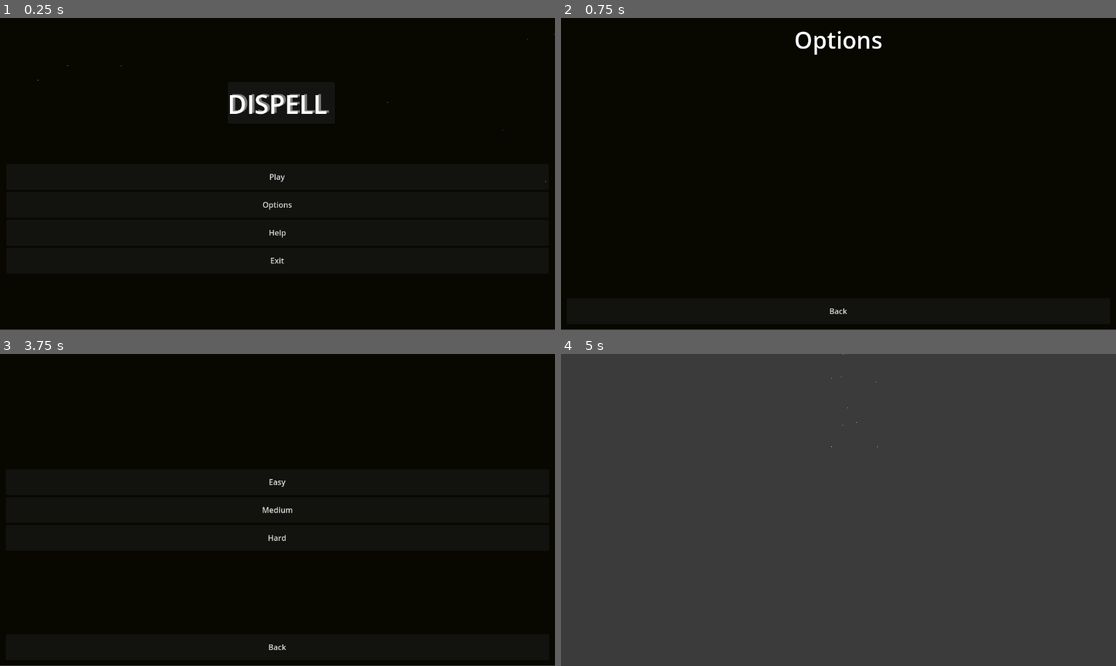
Above: before the commit, frames 1-4 (two rows, left to right).
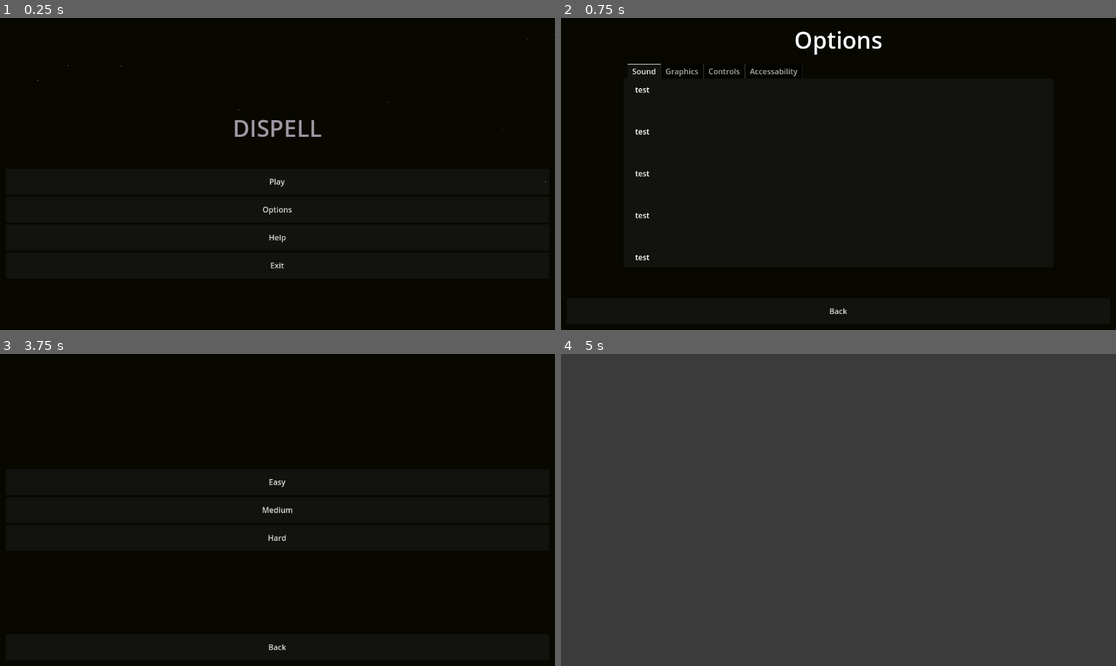
Above: after the commit, the same moments.

Repository: TunedDice/game_one
Game: Godot game, scene res://Scenes/start/main_menu.tscn
Two runs of this game, one before a commit and one after it. Both use one fixed random seed, a clock stepped at 60 frames per second and the inputs below. Before the commit the project starts from res://Scenes/main_menu.tscn.
Inputs:
- Up to frame 1 (0.25 s): no input
- Up to frame 2 (0.75 s): click "Options" at 0.5 s
- Up to frame 3 (3.75 s): click "Back" at 1.25 s; click "Help" at 2 s; click "Back" at 2.75 s; click "Play" at 3.5 s
- Up to frame 4 (5 s): click "Medium" at 4.25 s

The runs differ from the first frame. In frame 1, 1.6% of the frame differs, in the area x 0-100%, y 24-100%; in frame 2, 0.7%; in frame 3, 0.2%; in frame 4, less than 0.1%.
Error after the commit: Cannot call method 'change_scene_to_file' on a null value. (res://Scripts/main_menu.gd:13)

Commit message:
Add files via upload

Diff:
--- a/interface menus/Scenes/game_here.tscn
+++ b/interface menus/Scenes/game_here.tscn
@@ -1,16 +1,17 @@
-[gd_scene load_steps=3 format=3 uid="uid://btioe8asqyoln"]
+[gd_scene load_steps=4 format=3 uid="uid://btioe8asqyoln"]
 
 [ext_resource type="Script" path="res://Scripts/gameHere.gd" id="1_5pba3"]
 [ext_resource type="PackedScene" uid="uid://c60t0hdj6vbrc" path="res://Scenes/pause_menu.tscn" id="2_103kl"]
+[ext_resource type="PackedScene" uid="uid://bq370rlqjcycf" path="res://Scenes/options/options_menu_ingame.tscn" id="3_1hy3m"]
 
 [node name="gameHere" type="Node2D"]
 script = ExtResource("1_5pba3")
 
 [node name="ColorRect" type="ColorRect" parent="."]
-offset_left = -21.0
-offset_top = -15.0
-offset_right = 1207.0
-offset_bottom = 683.0
+offset_left = -584.0
+offset_top = -396.0
+offset_right = 1879.0
+offset_bottom = 1151.0
 color = Color(0.230315, 0.230315, 0.230315, 1)
 
 [node name="Camera2D" type="Camera2D" parent="."]
@@ -23,8 +24,15 @@
 offset_right = 576.0
 offset_bottom = 118.0
 
+[node name="options_menu_ingame" parent="Camera2D" instance=ExtResource("3_1hy3m")]
+visible = false
+offset_left = -578.0
+offset_top = -329.0
+offset_right = 578.0
+offset_bottom = 325.0
+
 [node name="CPUParticles2D" type="CPUParticles2D" parent="."]
-position = Vector2(589, -35)
+position = Vector2(570, -304)
 amount = 20
 emission_shape = 3
 emission_rect_extents = Vector2(1, 1)
--- /dev/null
+++ b/interface menus/Scenes/options/actual_settings.tscn
@@ -0,0 +1,185 @@
+[gd_scene format=3 uid="uid://cr2nvtbksvwwc"]
+
+[node name="actual_settings" type="Control"]
+layout_mode = 3
+anchors_preset = 15
+anchor_right = 1.0
+anchor_bottom = 1.0
+grow_horizontal = 2
+grow_vertical = 2
+
+[node name="TabContainer" type="TabContainer" parent="."]
+layout_direction = 2
+layout_mode = 1
+anchors_preset = -1
+anchor_right = 1.0
+anchor_bottom = 1.0
+offset_left = 80.0
+offset_top = 80.0
+offset_right = -80.0
+offset_bottom = -50.0
+grow_horizontal = 2
+grow_vertical = 2
+
+[node name="Sound" type="TabBar" parent="TabContainer"]
+layout_mode = 2
+
+[node name="MarginContainer" type="MarginContainer" parent="TabContainer/Sound"]
+layout_mode = 1
+anchors_preset = 15
+anchor_right = 1.0
+anchor_bottom = 1.0
+grow_horizontal = 2
+grow_vertical = 2
+theme_override_constants/margin_left = 24
+theme_override_constants/margin_top = 24
+theme_override_constants/margin_right = 24
+theme_override_constants/margin_bottom = 24
+
+[node name="VBoxContainer" type="VBoxContainer" parent="TabContainer/Sound/MarginContainer"]
+layout_mode = 2
+theme_override_constants/separation = 64
+alignment = 1
+
+[node name="Label" type="Label" parent="TabContainer/Sound/MarginContainer/VBoxContainer"]
+layout_mode = 2
+text = "test"
+
+[node name="Label2" type="Label" parent="TabContainer/Sound/MarginContainer/VBoxContainer"]
+layout_mode = 2
+text = "test"
+
+[node name="Label3" type="Label" parent="TabContainer/Sound/MarginContainer/VBoxContainer"]
+layout_mode = 2
+text = "test"
+
+[node name="Label4" type="Label" parent="TabContainer/Sound/MarginContainer/VBoxContainer"]
+layout_mode = 2
+text = "test"
+
+[node name="Label5" type="Label" parent="TabContainer/Sound/MarginContainer/VBoxContainer"]
+layout_mode = 2
+text = "test"
+
+[node name="Graphics" type="TabBar" parent="TabContainer"]
+visible = false
+layout_mode = 2
+
+[node name="MarginContainer" type="MarginContainer" parent="TabContainer/Graphics"]
+layout_mode = 1
+anchors_preset = 15
+anchor_right = 1.0
+anchor_bottom = 1.0
+grow_horizontal = 2
+grow_vertical = 2
+theme_override_constants/margin_left = 24
+theme_override_constants/margin_top = 24
+theme_override_constants/margin_right = 24
+theme_override_constants/margin_bottom = 24
+
+[node name="VBoxContainer" type="VBoxContainer" parent="TabContainer/Graphics/MarginContainer"]
+layout_mode = 2
+theme_override_constants/separation = 64
+alignment = 1
+
+[node name="Label" type="Label" parent="TabContainer/Graphics/MarginContainer/VBoxContainer"]
+layout_mode = 2
+text = "test"
+
+[node name="Label2" type="Label" parent="TabContainer/Graphics/MarginContainer/VBoxContainer"]
+layout_mode = 2
+text = "test"
+
+[node name="Label3" type="Label" parent="TabContainer/Graphics/MarginContainer/VBoxContainer"]
+layout_mode = 2
+text = "test"
+
+[node name="Label4" type="Label" parent="TabContainer/Graphics/MarginContainer/VBoxContainer"]
+layout_mode = 2
+text = "test"
+
+[node name="Label5" type="Label" parent="TabContainer/Graphics/MarginContainer/VBoxContainer"]
+layout_mode = 2
+text = "test"
+
+[node name="Controls" type="TabBar" parent="TabContainer"]
+visible = false
+layout_mode = 2
+
+[node name="MarginContainer" type="MarginContainer" parent="TabContainer/Controls"]
+layout_mode = 1
+anchors_preset = 15
+anchor_right = 1.0
+anchor_bottom = 1.0
+grow_horizontal = 2
+grow_vertical = 2
+theme_override_constants/margin_left = 24
+theme_override_constants/margin_top = 24
+theme_override_constants/margin_right = 24
+theme_override_constants/margin_bottom = 24
+
+[node name="VBoxContainer" type="VBoxContainer" parent="TabContainer/Controls/MarginContainer"]
+layout_mode = 2
+theme_override_constants/separation = 64
+alignment = 1
+
+[node name="Label" type="Label" parent="TabContainer/Controls/MarginContainer/VBoxContainer"]
+layout_mode = 2
+text = "test"
+
+[node name="Label2" type="Label" parent="TabContainer/Controls/MarginContainer/VBoxContainer"]
+layout_mode = 2
+text = "test"
+
+[node name="Label3" type="Label" parent="TabContainer/Controls/MarginContainer/VBoxContainer"]
+layout_mode = 2
+text = "test"
+
+[node name="Label4" type="Label" parent="TabContainer/Controls/MarginContainer/VBoxContainer"]
+layout_mode = 2
+text = "test"
+
+[node name="Label5" type="Label" parent="TabContainer/Controls/MarginContainer/VBoxContainer"]
+layout_mode = 2
+text = "test"
+
+[node name="Accessability" type="TabBar" parent="TabContainer"]
+visible = false
+layout_mode = 2
+
+[node name="MarginContainer" type="MarginContainer" parent="TabContainer/Accessability"]
+layout_mode = 1
+anchors_preset = 15
+anchor_right = 1.0
+anchor_bottom = 1.0
+grow_horizontal = 2
+grow_vertical = 2
+theme_override_constants/margin_left = 24
+theme_override_constants/margin_top = 24
+theme_override_constants/margin_right = 24
+theme_override_constants/margin_bottom = 24
+
+[node name="VBoxContainer" type="VBoxContainer" parent="TabContainer/Accessability/MarginContainer"]
+layout_mode = 2
+theme_override_constants/separation = 64
+alignment = 1
+
+[node name="Label" type="Label" parent="TabContainer/Accessability/MarginContainer/VBoxContainer"]
+layout_mode = 2
+text = "test"
+
+[node name="Label2" type="Label" parent="TabContainer/Accessability/MarginContainer/VBoxContainer"]
+layout_mode = 2
+text = "test"
+
+[node name="Label3" type="Label" parent="TabContainer/Accessability/MarginContainer/VBoxContainer"]
+layout_mode = 2
+text = "test"
+
+[node name="Label4" type="Label" parent="TabContainer/Accessability/MarginContainer/VBoxContainer"]
+layout_mode = 2
+text = "test"
+
+[node name="Label5" type="Label" parent="TabContainer/Accessability/MarginContainer/VBoxContainer"]
+layout_mode = 2
+text = "test"
--- /dev/null
+++ b/interface menus/Scenes/options/options_menu.tscn
@@ -0,0 +1,69 @@
+[gd_scene load_steps=3 format=3 uid="uid://cjcihmpvgv5rx"]
+
+[ext_resource type="Script" path="res://Scripts/options_menu.gd" id="1_kkqwb"]
+[ext_resource type="PackedScene" uid="uid://cr2nvtbksvwwc" path="res://Scenes/options/actual_settings.tscn" id="2_6bqmh"]
+
+[node name="options_menu" type="Control"]
+layout_mode = 3
+anchors_preset = 15
+anchor_right = 1.0
+anchor_bottom = 1.0
+grow_horizontal = 2
+grow_vertical = 2
+script = ExtResource("1_kkqwb")
+
+[node name="ColorRect" type="ColorRect" parent="."]
+layout_mode = 1
+anchors_preset = 15
+anchor_right = 1.0
+anchor_bottom = 1.0
+grow_horizontal = 2
+grow_vertical = 2
+color = Color(0.0313726, 0.027451, 0, 1)
+
+[node name="MarginContainer" type="MarginContainer" parent="."]
+layout_mode = 1
+anchors_preset = 15
+anchor_right = 1.0
+anchor_bottom = 1.0
+grow_horizontal = 2
+grow_vertical = 2
+theme_override_constants/margin_left = 12
+theme_override_constants/margin_top = 12
+theme_override_constants/margin_right = 12
+theme_override_constants/margin_bottom = 12
+
+[node name="VBoxContainer" type="VBoxContainer" parent="MarginContainer"]
+layout_mode = 2
+size_flags_vertical = 0
+theme_override_constants/separation = -48
+alignment = 1
+
+[node name="Options label" type="Label" parent="MarginContainer/VBoxContainer"]
+layout_mode = 2
+theme_override_constants/outline_size = 4
+theme_override_font_sizes/font_size = 48
+text = "Options"
+horizontal_alignment = 1
+vertical_alignment = 1
+
+[node name="VBoxContainer2" type="VBoxContainer" parent="MarginContainer"]
+layout_mode = 2
+size_flags_vertical = 8
+alignment = 2
+
+[node name="Back" type="Button" parent="MarginContainer/VBoxContainer2"]
+layout_mode = 2
+size_flags_vertical = 8
+text = "Back"
+vertical_icon_alignment = 0
+
+[node name="actual_settings" parent="." instance=ExtResource("2_6bqmh")]
+layout_mode = 1
+anchors_preset = -1
+offset_left = 50.0
+offset_top = 15.0
+offset_right = -50.0
+offset_bottom = -80.0
+
+[connection signal="pressed" from="MarginContainer/VBoxContainer2/Back" to="." method="_on_back_pressed"]
--- /dev/null
+++ b/interface menus/Scenes/options/options_menu_ingame.tscn
@@ -0,0 +1,74 @@
+[gd_scene load_steps=4 format=3 uid="uid://bq370rlqjcycf"]
+
+[ext_resource type="Script" path="res://Scripts/options_menu_ingame.gd" id="1_qhhdt"]
+[ext_resource type="PackedScene" uid="uid://cr2nvtbksvwwc" path="res://Scenes/options/actual_settings.tscn" id="2_03nrm"]
+
+[sub_resource type="SystemFont" id="SystemFont_po4cy"]
+font_names = PackedStringArray("Comic Sans MS")
+subpixel_positioning = 0
+
+[node name="options_menu_ingame" type="Control"]
+layout_mode = 3
+anchors_preset = 15
+anchor_right = 1.0
+anchor_bottom = 1.0
+grow_horizontal = 2
+grow_vertical = 2
+script = ExtResource("1_qhhdt")
+
+[node name="ColorRect" type="ColorRect" parent="."]
+layout_mode = 1
+anchors_preset = 15
+anchor_right = 1.0
+anchor_bottom = 1.0
+grow_horizontal = 2
+grow_vertical = 2
+color = Color(0.0313726, 0.027451, 0, 1)
+
+[node name="MarginContainer" type="MarginContainer" parent="."]
+layout_mode = 1
+anchors_preset = 15
+anchor_right = 1.0
+anchor_bottom = 1.0
+grow_horizontal = 2
+grow_vertical = 2
+theme_override_constants/margin_left = 12
+theme_override_constants/margin_top = 12
+theme_override_constants/margin_right = 12
+theme_override_constants/margin_bottom = 12
+
+[node name="VBoxContainer" type="VBoxContainer" parent="MarginContainer"]
+layout_mode = 2
+size_flags_vertical = 0
+theme_override_constants/separation = -48
+alignment = 1
+
+[node name="Options label" type="Label" parent="MarginContainer/VBoxContainer"]
+layout_mode = 2
+theme_override_constants/outline_size = 4
+theme_override_fonts/font = SubResource("SystemFont_po4cy")
+theme_override_font_sizes/font_size = 48
+text = "Options"
+horizontal_alignment = 1
+vertical_alignment = 1
+
+[node name="VBoxContainer2" type="VBoxContainer" parent="MarginContainer"]
+layout_mode = 2
+size_flags_vertical = 8
+alignment = 2
+
+[node name="Back" type="Button" parent="MarginContainer/VBoxContainer2"]
+layout_mode = 2
+size_flags_vertical = 10
+text = "Back"
+vertical_icon_alignment = 0
+
+[node name="actual_settings" parent="." instance=ExtResource("2_03nrm")]
+layout_mode = 1
+anchors_preset = -1
+offset_left = 50.0
+offset_top = 15.0
+offset_right = -50.0
+offset_bottom = -80.0
+
+[connection signal="pressed" from="MarginContainer/VBoxContainer2/Back" to="." method="_on_back_pressed"]
--- a/interface menus/Scenes/pause_menu.tscn
+++ b/interface menus/Scenes/pause_menu.tscn
@@ -17,8 +17,8 @@
 anchor_top = 0.5
 anchor_right = 1.0
 anchor_bottom = 0.5
-offset_top = -114.0
-offset_bottom = 114.0
+offset_top = -126.0
+offset_bottom = 126.0
 grow_horizontal = 2
 grow_vertical = 2
 theme_override_constants/margin_left = 12
--- /dev/null
+++ b/interface menus/Scenes/start/help_menu.tscn
@@ -0,0 +1,50 @@
+[gd_scene load_steps=2 format=3 uid="uid://lfhfgvgxkxk5"]
+
+[ext_resource type="Script" path="res://Scripts/help_menu.gd" id="1_sfqr8"]
+
+[node name="HELP_menu" type="Control"]
+layout_mode = 3
+anchors_preset = 15
+anchor_right = 1.0
+anchor_bottom = 1.0
+grow_horizontal = 2
+grow_vertical = 2
+script = ExtResource("1_sfqr8")
+
+[node name="ColorRect" type="ColorRect" parent="."]
+layout_mode = 1
+anchors_preset = 15
+anchor_right = 1.0
+anchor_bottom = 1.0
+grow_horizontal = 2
+grow_vertical = 2
+color = Color(0.0313726, 0.027451, 0, 1)
+
+[node name="MarginContainer" type="MarginContainer" parent="."]
+layout_mode = 1
+anchors_preset = 15
+anchor_right = 1.0
+anchor_bottom = 1.0
+grow_horizontal = 2
+grow_vertical = 2
+theme_override_constants/margin_left = 12
+theme_override_constants/margin_top = 12
+theme_override_constants/margin_right = 12
+theme_override_constants/margin_bottom = 12
+
+[node name="VBoxContainer" type="VBoxContainer" parent="MarginContainer"]
+layout_mode = 2
+size_flags_vertical = 8
+alignment = 2
+
+[node name="Button" type="Button" parent="MarginContainer/VBoxContainer"]
+layout_mode = 2
+text = "Back"
+vertical_icon_alignment = 0
+
+[node name="Label" type="Label" parent="MarginContainer"]
+layout_mode = 2
+size_flags_horizontal = 4
+text = "HELP"
+
+[connection signal="pressed" from="MarginContainer/VBoxContainer/Button" to="." method="_on_button_pressed"]
--- /dev/null
+++ b/interface menus/Scenes/start/level_menu.tscn
@@ -0,0 +1,72 @@
+[gd_scene load_steps=2 format=3 uid="uid://buiqwki4t36hb"]
+
+[ext_resource type="Script" path="res://Scripts/level_menu.gd" id="1_8jxj8"]
+
+[node name="level_menu" type="Control"]
+layout_mode = 3
+anchors_preset = 15
+anchor_right = 1.0
+anchor_bottom = 1.0
+grow_horizontal = 2
+grow_vertical = 2
+script = ExtResource("1_8jxj8")
+
+[node name="ColorRect" type="ColorRect" parent="."]
+layout_mode = 1
+anchors_preset = 15
+anchor_right = 1.0
+anchor_bottom = 1.0
+grow_horizontal = 2
+grow_vertical = 2
+color = Color(0.0313726, 0.027451, 0, 1)
+
+[node name="MarginContainer" type="MarginContainer" parent="."]
+layout_mode = 1
+anchors_preset = 15
+anchor_right = 1.0
+anchor_bottom = 1.0
+grow_horizontal = 2
+grow_vertical = 2
+theme_override_constants/margin_left = 12
+theme_override_constants/margin_top = 12
+theme_override_constants/margin_right = 12
+theme_override_constants/margin_bottom = 12
+
+[node name="VBoxContainer" type="VBoxContainer" parent="MarginContainer"]
+layout_mode = 2
+size_flags_vertical = 4
+alignment = 1
+
+[node name="Easy" type="Button" parent="MarginContainer/VBoxContainer"]
+layout_mode = 2
+tooltip_text = "Start the game with 7 cards, enemies only get 3.
+"
+text = "Easy"
+vertical_icon_alignment = 0
+
+[node name="Medium" type="Button" parent="MarginContainer/VBoxContainer"]
+layout_mode = 2
+tooltip_text = "Start the game with 5 cards, players and enemies alike."
+text = "Medium"
+vertical_icon_alignment = 0
+
+[node name="Hard" type="Button" parent="MarginContainer/VBoxContainer"]
+layout_mode = 2
+tooltip_text = "You only get 3 cards. Tech be with you."
+text = "Hard"
+vertical_icon_alignment = 0
+
+[node name="VBoxContainer2" type="VBoxContainer" parent="MarginContainer"]
+layout_mode = 2
+size_flags_vertical = 8
+alignment = 2
+
+[node name="Back" type="Button" parent="MarginContainer/VBoxContainer2"]
+layout_mode = 2
+text = "Back"
+vertical_icon_alignment = 0
+
+[connection signal="pressed" from="MarginContainer/VBoxContainer/Easy" to="." method="_on_easy_pressed"]
+[connection signal="pressed" from="MarginContainer/VBoxContainer/Medium" to="." method="_on_medium_pressed"]
+[connection signal="pressed" from="MarginContainer/VBoxContainer/Hard" to="." method="_on_hard_pressed"]
+[connection signal="pressed" from="MarginContainer/VBoxContainer2/Back" to="." method="_on_back_pressed"]
--- /dev/null
+++ b/interface menus/Scenes/start/main_menu.tscn
@@ -0,0 +1,99 @@
+[gd_scene load_steps=2 format=3 uid="uid://btkagfy4xcs5j"]
+
+[ext_resource type="Script" path="res://Scripts/main_menu.gd" id="1_06gt1"]
+
+[node name="main_menu" type="Control"]
+layout_mode = 3
+anchors_preset = 15
+anchor_right = 1.0
+anchor_bottom = 1.0
+grow_horizontal = 2
+grow_vertical = 2
+script = ExtResource("1_06gt1")
+
+[node name="ColorRect" type="ColorRect" parent="."]
+layout_mode = 1
+anchors_preset = 15
+anchor_right = 1.0
+anchor_bottom = 1.0
+grow_horizontal = 2
+grow_vertical = 2
+color = Color(0.0313726, 0.027451, 0, 1)
+
+[node name="MarginContainer" type="MarginContainer" parent="."]
+layout_mode = 1
+anchors_preset = 15
+anchor_right = 1.0
+anchor_bottom = 1.0
+offset_top = -95.0
+offset_bottom = -95.0
+grow_horizontal = 2
+grow_vertical = 2
+theme_override_constants/margin_left = 12
+theme_override_constants/margin_top = 12
+theme_override_constants/margin_right = 12
+theme_override_constants/margin_bottom = 12
+
+[node name="VBoxContainer" type="VBoxContainer" parent="MarginContainer"]
+layout_mode = 2
+size_flags_vertical = 8
+alignment = 1
+
+[node name="Play" type="Button" parent="MarginContainer/VBoxContainer"]
+layout_mode = 2
+text = "Play"
+vertical_icon_alignment = 0
+
+[node name="Options" type="Button" parent="MarginContainer/VBoxContainer"]
+layout_mode = 2
+text = "Options"
+vertical_icon_alignment = 0
+
+[node name="Help" type="Button" parent="MarginContainer/VBoxContainer"]
+layout_mode = 2
+text = "Help
+"
+vertical_icon_alignment = 0
+
+[node name="Exit" type="Button" parent="MarginContainer/VBoxContainer"]
+layout_mode = 2
+text = "Exit"
+vertical_icon_alignment = 0
+
+[node name="Title" type="Label" parent="MarginContainer"]
+modulate = Color(0.627094, 0.596903, 0.644286, 1)
+layout_mode = 2
+theme_override_font_sizes/font_size = 48
+text = "DISPELL"
+horizontal_alignment = 1
+
+[node name="stars1" type="CPUParticles2D" parent="."]
+position = Vector2(183, -71)
+amount = 16
+speed_scale = 2.0
+emission_shape = 5
+emission_points = PackedVector2Array()
+emission_normals = PackedVector2Array()
+emission_colors = PackedColorArray()
+direction = Vector2(0, 1)
+spread = 90.0
+gravity = Vector2(980, 980)
+initial_velocity_max = 681.81
+
+[node name="stars2" type="CPUParticles2D" parent="."]
+position = Vector2(1067, -74)
+amount = 16
+speed_scale = 3.0
+emission_shape = 5
+emission_points = PackedVector2Array()
+emission_normals = PackedVector2Array()
+emission_colors = PackedColorArray()
+direction = Vector2(0, 1)
+spread = 110.0
+gravity = Vector2(-980, 980)
+initial_velocity_max = 681.81
+
+[connection signal="pressed" from="MarginContainer/VBoxContainer/Play" to="." method="_on_play_pressed"]
+[connection signal="pressed" from="MarginContainer/VBoxContainer/Options" to="." method="_on_options_pressed"]
+[connection signal="pressed" from="MarginContainer/VBoxContainer/Help" to="." method="_on_help_pressed"]
+[connection signal="pressed" from="MarginContainer/VBoxContainer/Exit" to="." method="_on_exit_pressed"]
--- a/interface menus/Scripts/gameHere.gd
+++ b/interface menus/Scripts/gameHere.gd
@@ -2,15 +2,23 @@
 
 @onready var pause_menu = $Camera2D/pause_menu
 @onready var paused = false
+@onready var options_menu_ingame = $Camera2D/options_menu_ingame
+
 
 func _ready():
 	pause_menu.hide()
+	options_menu_ingame.hide()
 
 func _process(delta):
-	if Input.is_action_just_pressed("esc"):
-		pauseMenu()
+	if Input.is_action_just_pressed("esc"): #outcomes for pressing esc, depends on if the options menu is visible
+		if (options_menu_ingame.visible == true): #keeps game paused so we can go b/w pause and options menus
+			options_menu_ingame.hide()
+			pause_menu.show()
 
-func pauseMenu():
+		elif (options_menu_ingame.visible == false): #unpauses so we can get back in game
+			pauseMenu()
+
+func pauseMenu():#may need to redo puasing mechanics (read somewhere that engine.time_scale isn't scalable '?')
 	if paused:
 		pause_menu.hide()
 		Engine.time_scale = 1
--- a/interface menus/Scripts/help_menu.gd
+++ b/interface menus/Scripts/help_menu.gd
@@ -2,7 +2,7 @@
 
 func _input(event): #sends user back to main menu
 	if Input.is_action_just_pressed("esc"):
-		get_tree().change_scene_to_file("res://Scenes/main_menu.tscn")
+		get_tree().change_scene_to_file("res://Scenes/start/main_menu.tscn")
 
 func _on_button_pressed():
-	get_tree().change_scene_to_file("res://Scenes/main_menu.tscn")
+	get_tree().change_scene_to_file("res://Scenes/start/main_menu.tscn")
--- a/interface menus/Scripts/level_menu.gd
+++ b/interface menus/Scripts/level_menu.gd
@@ -2,7 +2,7 @@
 
 func _input(event): #sends user back to main menu
 	if Input.is_action_just_pressed("esc"):
-		get_tree().change_scene_to_file("res://Scenes/main_menu.tscn")
+		get_tree().change_scene_to_file("res://Scenes/start/main_menu.tscn")
 
 func _on_easy_pressed():
 	easyMode()
@@ -33,4 +33,4 @@
 
 
 func _on_back_pressed():
-	get_tree().change_scene_to_file("res://Scenes/main_menu.tscn")
+	get_tree().change_scene_to_file("res://Scenes/start/main_menu.tscn")
--- a/interface menus/Scripts/main_menu.gd
+++ b/interface menus/Scripts/main_menu.gd
@@ -1,16 +1,16 @@
 extends Control
 
 func _on_play_pressed():
-	get_tree().change_scene_to_file("res://Scenes/level_menu.tscn")
+	get_tree().change_scene_to_file("res://Scenes/start/level_menu.tscn")
 
 
 func _on_options_pressed():
-	get_tree().change_scene_to_file("res://Scenes/options_menu.tscn")
+	get_tree().change_scene_to_file("res://Scenes/options/options_menu.tscn")
 
 
 func _on_help_pressed():
 	get_tree().change_scene_to_file("res://Scenes/help_menu.tscn")
-
+	get_tree().change_scene_to_file("res://Scenes/start/help_menu.tscn")
 
 func _on_exit_pressed():
 	get_tree().quit()
--- a/interface menus/Scripts/options_menu.gd
+++ b/interface menus/Scripts/options_menu.gd
@@ -2,7 +2,7 @@
 
 func _input(event): #sends user back to main menu
 	if Input.is_action_just_pressed("esc"):
-		get_tree().change_scene_to_file("res://Scenes/main_menu.tscn")
+		get_tree().change_scene_to_file("res://Scenes/start/main_menu.tscn")
 
 func _on_back_pressed():
-	get_tree().change_scene_to_file("res://Scenes/main_menu.tscn")
+	get_tree().change_scene_to_file("res://Scenes/start/main_menu.tscn")
--- /dev/null
+++ b/interface menus/Scripts/options_menu_ingame.gd
@@ -0,0 +1,9 @@
+extends Control
+
+@onready var main = $"../.."
+
+func _input(event): #sends user back to main menu
+	pass
+
+func _on_back_pressed():
+	main.options_menu_ingame.hide()
--- a/interface menus/Scripts/pause_menu.gd
+++ b/interface menus/Scripts/pause_menu.gd
@@ -1,13 +1,15 @@
 extends Control
 
 @onready var main = $"../.."
+@onready var options = $MarginContainer/VBoxContainer/Options
+
 
 func _on_resume_pressed():
 	main.pauseMenu()
 
 
 func _on_options_pressed():
-	pass # Replace with function body.
+	main.options_menu_ingame.show()
 
 
 func _on_help_pressed():
@@ -15,4 +17,4 @@
 
 
 func _on_quit_pressed():
-	get_tree().change_scene_to_file("res://Scenes/main_menu.tscn")
+	get_tree().change_scene_to_file("res://Scenes/start/main_menu.tscn")
--- a/interface menus/project.godot
+++ b/interface menus/project.godot
@@ -11,7 +11,7 @@
 [application]
 
 config/name="interface menus"
-run/main_scene="res://Scenes/main_menu.tscn"
+run/main_scene="res://Scenes/start/main_menu.tscn"
 config/features=PackedStringArray("4.2", "Forward Plus")
 config/icon="res://icon.svg"
 
